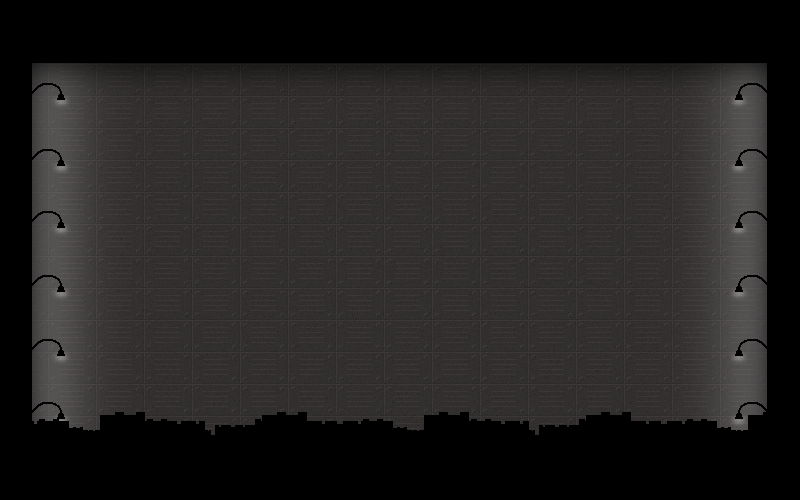
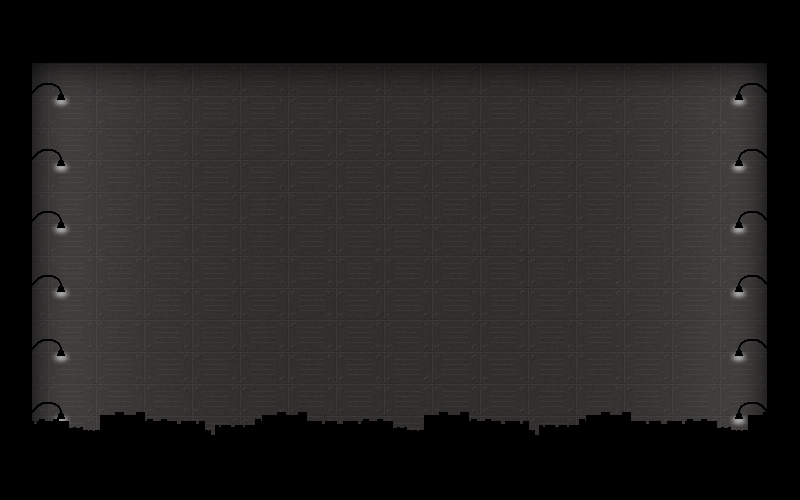
The second 800x500 image is a revision of the first. Changes to its layers:
"Layer #9": blend darken → normal over [729, 83, 767, 427]
"Layer #7": blend darken → normal over [32, 83, 71, 427]
removed layer "Layer #10" (was lighten, 47%) over [647, 63, 767, 431]
"Layer #8": opacity 47% → 41%, blend lighten → normal, painted on it over [32, 63, 767, 431]
